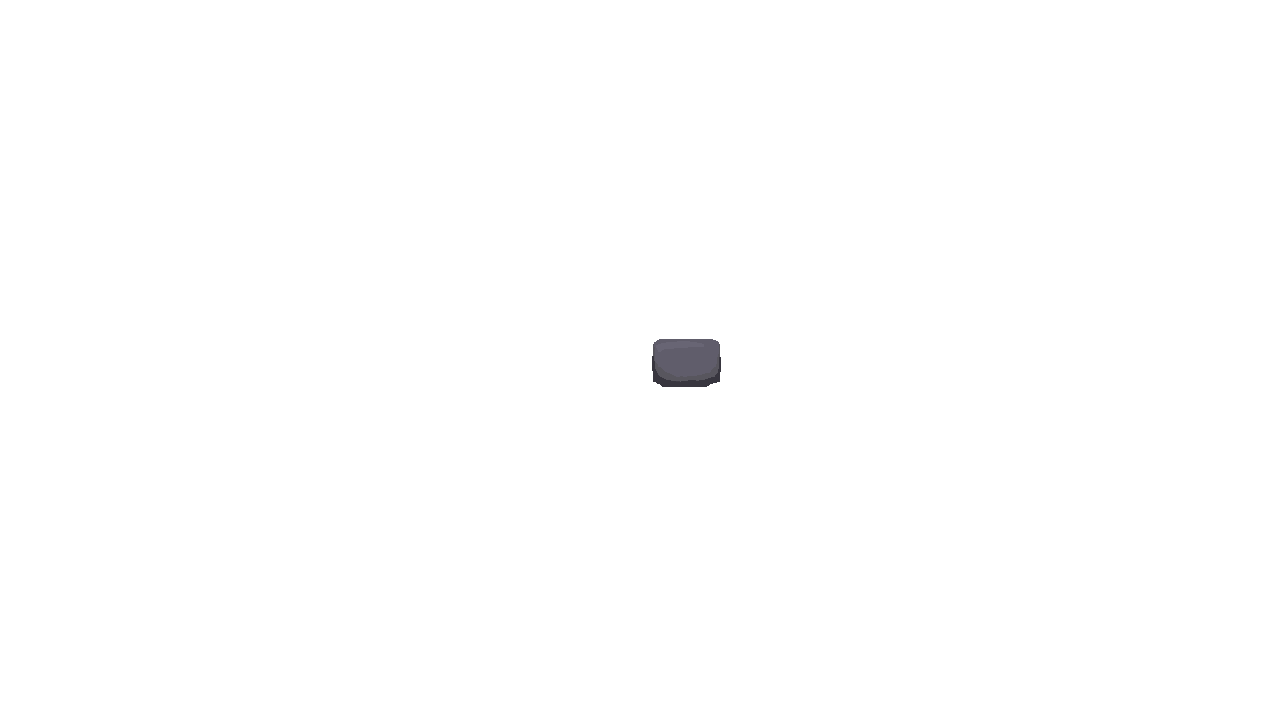
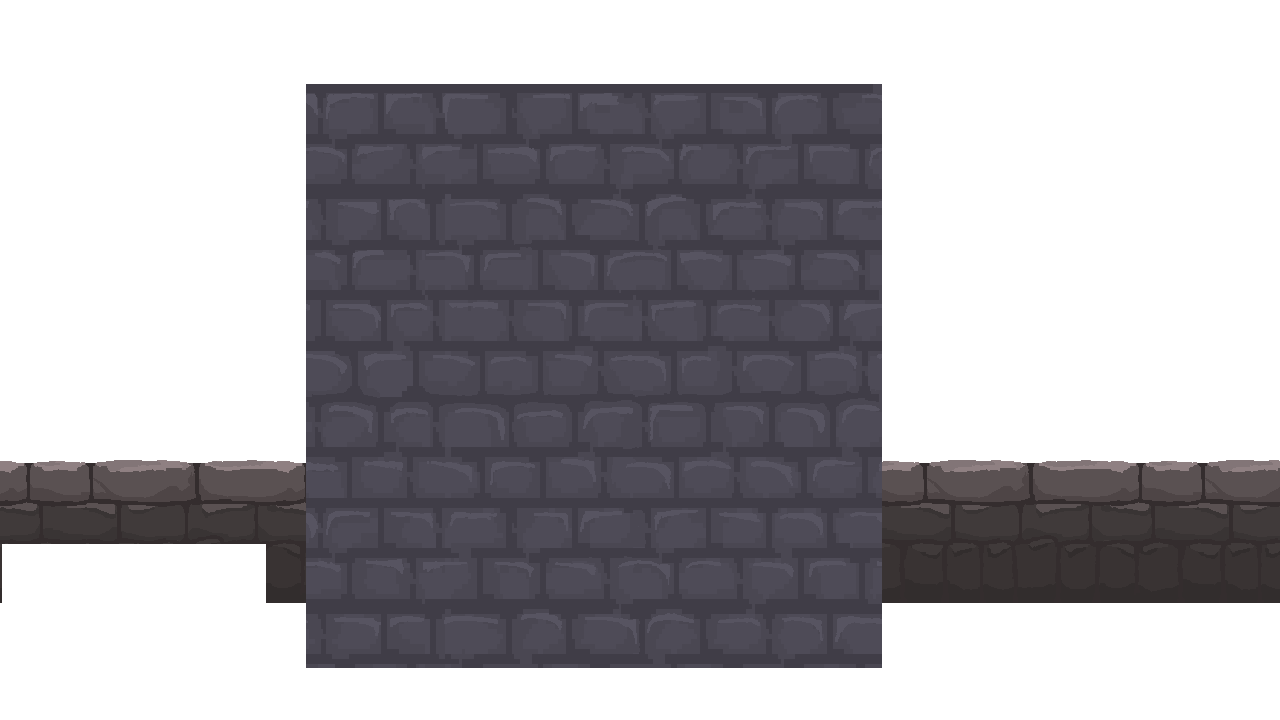
Layer changes from the first 1280 x 720 image to the second:
added layer "牆 拷貝" above "圖層 7" over box(306, 84, 882, 668)
added layer "圖層 7" above "地板 拷貝" over box(496, 196, 760, 255)
added layer "地板 拷貝" above "記憶碎片光 拷貝 4" over box(0, 460, 1280, 603)
added layer "記憶碎片光 拷貝 4" above "記憶碎片光 拷貝 3" over box(647, 328, 723, 420)
added layer "記憶碎片光 拷貝 3" above "記憶碎片 拷貝 2" over box(647, 328, 723, 420)
added layer "記憶碎片 拷貝 2" above "記憶碎片 拷貝" over box(661, 340, 709, 412)
added group "記憶碎片 拷貝" with 6 layers above "火把" over box(661, 340, 709, 412)
added layer "圖層 6" in group "記憶碎片 拷貝" over box(663, 345, 705, 402)
added layer "圖層 5" in group "記憶碎片 拷貝" over box(661, 340, 709, 412)
added layer "圖層 4" in group "記憶碎片 拷貝" over box(670, 347, 707, 400)
added layer "圖層 3" in group "記憶碎片 拷貝" over box(663, 342, 707, 410)
added layer "圖層 2" in group "記憶碎片 拷貝" over box(661, 340, 709, 412)
added layer "圖層 1" in group "記憶碎片 拷貝" over box(661, 340, 709, 412)
added group "火把" (1st of 2) with 7 layers above "火把" over box(594, 307, 618, 376)
added layer "蠟燭燈心外部" in group "火把" over box(594, 307, 618, 344)
added layer "蠟蠋燈心中間" in group "火把" over box(599, 312, 614, 344)
added layer "蠟蠋燈心內部" in group "火把" over box(600, 319, 612, 344)
added layer "陰影" (1st of 2, in "火把") in group "火把" over box(595, 347, 618, 376)
added layer "火把底" (1st of 2, in "火把") in group "火把" over box(595, 344, 618, 376)
added layer "火把" (2nd of 2) above "群組 1" over box(628, 344, 651, 376)
added group "群組 1" with 4 layers above "牆凸出 拷貝 10" over box(628, 344, 651, 376)
added layer "陰影" (2nd of 2, in "群組 1") in group "群組 1" over box(628, 347, 651, 376)
added layer "火把底" (2nd of 2, in "群組 1") in group "群組 1" over box(628, 344, 651, 376)
hid group "牆凸出 拷貝 10" (4 layers) over box(652, 339, 721, 387)
…and 4 more changes (4 added)
